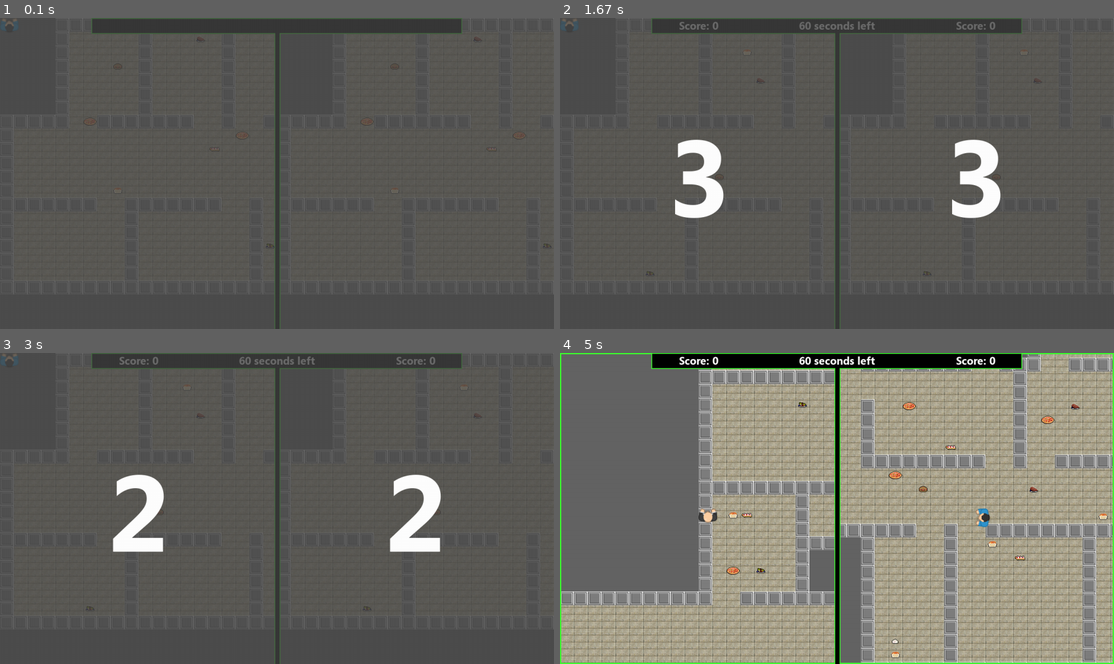
Above: before the commit, frames 1-4 (two rows, left to right).
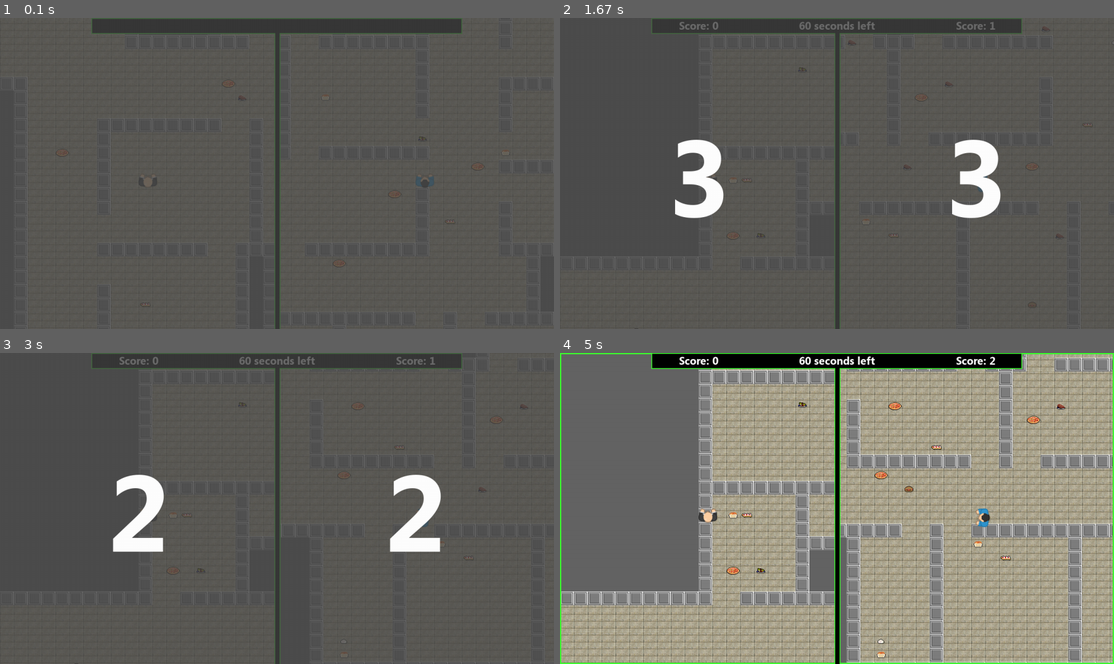
Above: after the commit, the same moments.

Repository: bly852/food-wars
Game: pygame game, started from game.py
Same seed, same stepped clock (60 frames per second), same inputs: the game is played once before the commit and once after it.
Inputs:
- Up to frame 1 (0.1 s): no input
- Up to frame 2 (1.67 s): hold Right from 1.33 s (still down)
- Up to frame 3 (3 s): release Right at 1.8 s; hold Left 1.83-2.37 s; hold Down 2.4-2.7 s; hold Left from 2.73 s (still down)
- Up to frame 4 (5 s): release Left at 3.13 s; hold Up 3.17-3.53 s; hold Right 3.57-4.2 s; hold Down 4.23-4.6 s; hold Left from 4.63 s (still down)

The runs differ from the first frame. In frame 1, 0.3% of the frame differs, in the area x 0-100%, y 0-100%; in frame 2, 0.2%; in frame 3, 0.3%; in frame 4, 11%, in the area x 51-100%, y 0-100%.

Commit message:
MacOs App Bundles from Pyinstaller

Diff:
--- a/game.py
+++ b/game.py
@@ -47,6 +47,7 @@
 
         # creates a clock to track FPS
         self.fpsClock = pygame.time.Clock()
+        self.dt = self.fpsClock.tick(fps) / 1000
 
         # loads game assets
         self.data_loader()
@@ -245,6 +246,7 @@
         """
         # creates a new game instance and fills the background with it
         self.new()
+        self.all_sprites.update()
         self.camera1.update(self.player1)
         self.camera2.update(self.player2)
         self.player1_cam.fill(lightgrey)
@@ -338,6 +340,7 @@
             self.update()
         while counting:
             if self.splashscreen == True:
+                self.all_sprites.update()
                 self.camera1.update(self.player1)
                 self.camera2.update(self.player2)
                 self.player1_cam.fill(lightgrey)
--- a/settings.py
+++ b/settings.py
@@ -63,4 +63,4 @@
 
 # text settings
 default_font = 'Segoe UI.ttf'
-default_font_bold = 'Segoe_UI_Bold.ttf'
+default_font_bold = 'Segoe UI Bold.ttf'
Renamed: fonts/Segoe_UI_Bold.ttf -> fonts/Segoe UI Bold.ttf
Not shown, added: game-macos.spec
Not shown, added: game-windows.spec
